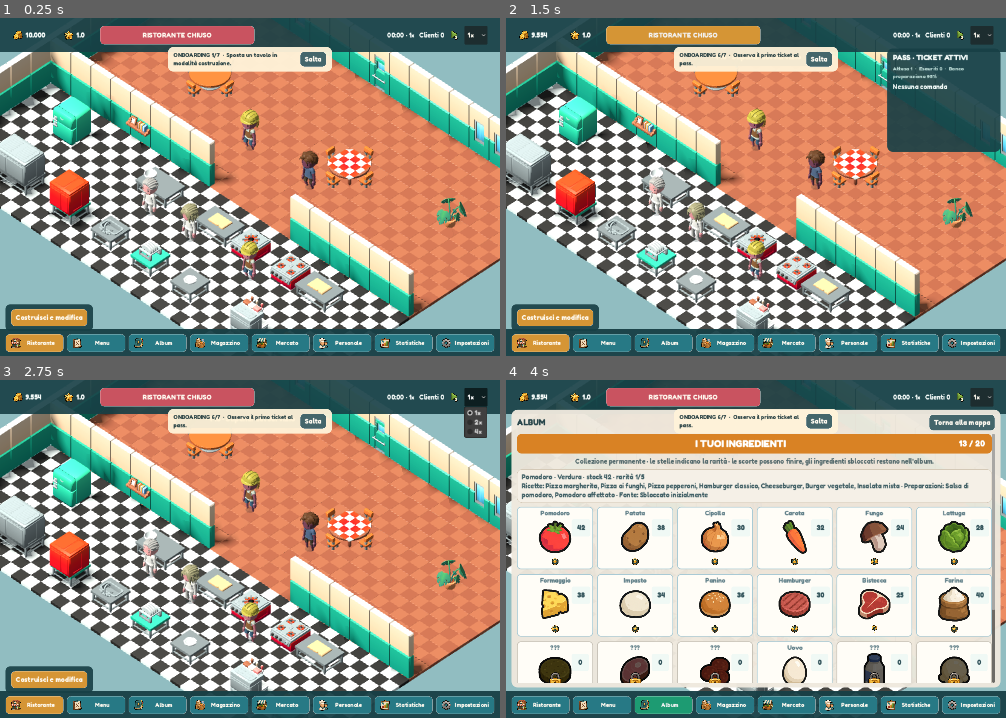
Above: before the commit, frames 1-4 (two rows, left to right).
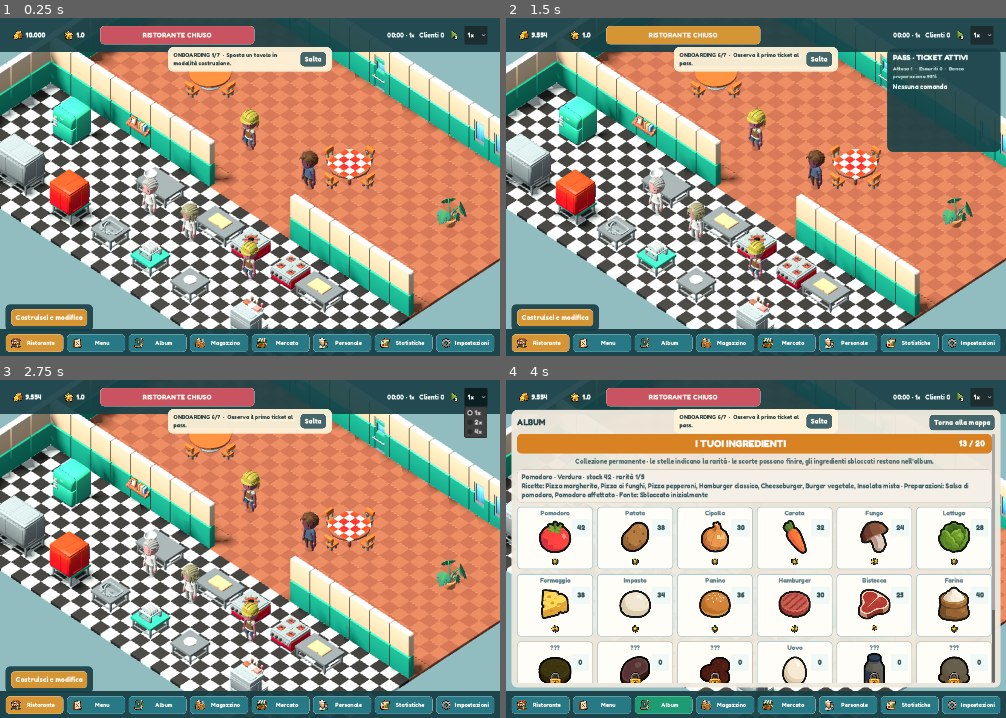
Above: after the commit, the same moments.

Repository: Livid998/DeGustibus---Rush-our-
Game: Godot game, scene res://scenes/main/main.tscn
Same seed, same stepped clock (60 frames per second), same inputs: the game is played once before the commit and once after it.
Inputs:
- Up to frame 1 (0.25 s): no input
- Up to frame 2 (1.5 s): click "RISTORANTE CHIUSO" at 0.5 s; click "RISTORANTE APERTO" at 1.25 s
- Up to frame 3 (2.75 s): click "1×" at 2 s
- Up to frame 4 (4 s): click "Ristorante" at 2.75 s; click "Album" at 3.5 s

The runs differ from the first frame. In frame 1, 0.5% of the frame differs, in the area x 37-75%, y 15-51%; in frame 2, 0.5%; in frame 3, 0.5%; in frame 4, less than 0.1%.

Commit message:
Update table seating parameters
Adjusted seat_offset and occupant_inset values for dining tables to improve seating positioning. Updated corresponding test assertions to reflect the new distance calculations (1.67→1.82 for medium/cloth tables, occupant_inset 0.22→0.37 across all sizes).

Diff:
--- a/data/build_catalog.json
+++ b/data/build_catalog.json
@@ -5,9 +5,9 @@
  {"id":"wall_window","name":"Muro con finestra","category":"Strutture","price":110,"footprint":[1,1],"placement":"edge","edge_depth":0.5,"replaces_wall":true,"blocking":true,"model_scale":[0.5,1.0,1.0],"model":"res://assets/environment/wall_window_closed.gltf"},
  {"id":"door","name":"Porta","category":"Strutture","price":140,"footprint":[1,1],"placement":"edge","edge_depth":0.5,"replaces_wall":true,"blocking":false,"model_scale":[0.5,1.0,1.0],"model":"res://assets/environment/wall_doorway.gltf","embedded_model":"res://assets/environment/door_A.gltf"},
  {"id":"pass_opening","name":"Apertura pass","category":"Strutture","price":125,"footprint":[1,1],"placement":"edge","edge_depth":0.9,"replaces_wall":true,"blocking":false,"model_scale":[0.5,1.0,1.0],"model":"res://assets/environment/wall_orderwindow.gltf"},
- {"id":"table_small","name":"Tavolo piccolo","category":"Sala","price":160,"footprint":[1,1],"blocking":true,"support_kind":"dining_table","seat_offset":1.04,"occupant_inset":0.22,"model":"res://assets/environment/table_round_A_small.gltf"},
- {"id":"table_medium","name":"Tavolo medio","category":"Sala","price":240,"footprint":[2,2],"blocking":true,"support_kind":"dining_table","seat_offset":1.67,"occupant_inset":0.22,"model":"res://assets/environment/table_round_A.gltf"},
- {"id":"table_cloth","name":"Tavolo con tovaglia","category":"Sala","price":310,"footprint":[2,2],"blocking":true,"support_kind":"dining_table","seat_offset":1.67,"occupant_inset":0.22,"model":"res://assets/environment/table_round_B_tablecloth_red.gltf"},
+ {"id":"table_small","name":"Tavolo piccolo","category":"Sala","price":160,"footprint":[1,1],"blocking":true,"support_kind":"dining_table","seat_offset":1.19,"occupant_inset":0.37,"model":"res://assets/environment/table_round_A_small.gltf"},
+ {"id":"table_medium","name":"Tavolo medio","category":"Sala","price":240,"footprint":[2,2],"blocking":true,"support_kind":"dining_table","seat_offset":1.82,"occupant_inset":0.37,"model":"res://assets/environment/table_round_A.gltf"},
+ {"id":"table_cloth","name":"Tavolo con tovaglia","category":"Sala","price":310,"footprint":[2,2],"blocking":true,"support_kind":"dining_table","seat_offset":1.82,"occupant_inset":0.37,"model":"res://assets/environment/table_round_B_tablecloth_red.gltf"},
  {"id":"chair","name":"Sedia","category":"Sala","price":65,"footprint":[1,1],"placement":"seat","requires_support":"dining_table","blocking":false,"model":"res://assets/environment/chair_A.gltf"},
  {"id":"stool","name":"Sgabello","category":"Sala","price":55,"footprint":[1,1],"placement":"seat","requires_support":"dining_table","blocking":false,"model":"res://assets/environment/chair_stool.gltf"},
  {"id":"counter","name":"Bancone generico","category":"Sala","price":320,"footprint":[2,1],"blocking":true,"support_kind":"worktop","surface_height":1.02,"model":"res://assets/equipment/kitchentable_A_large.gltf"},
--- a/tests/run_tests.gd
+++ b/tests/run_tests.gd
@@ -191,9 +191,9 @@
 	var chairs_face_table := attached_chairs.size() == 4
 	var separate_seat_anchors := true
 	for chair: PlacedObject in attached_chairs:
-		chairs_face_table = chairs_face_table and chair.rotation_steps == world.seat_rotation_for_slot(chair.attachment_slot, table.rotation_steps) and chair.position.distance_to(table.position) <= 1.72
+		chairs_face_table = chairs_face_table and chair.rotation_steps == world.seat_rotation_for_slot(chair.attachment_slot, table.rotation_steps) and chair.position.distance_to(table.position) <= 1.87
 		var assignment: Dictionary = world._seat_assignments_for_table(table).filter(func(entry: Dictionary): return String(entry.chair_uid) == chair.uid)[0]
-		separate_seat_anchors = separate_seat_anchors and absf(Vector3(assignment.chair_position).distance_to(table.position) - 1.67) < 0.02 and absf(Vector3(assignment.position).distance_to(table.position) - 1.45) < 0.02
+		separate_seat_anchors = separate_seat_anchors and absf(Vector3(assignment.chair_position).distance_to(table.position) - 1.82) < 0.02 and absf(Vector3(assignment.position).distance_to(table.position) - 1.45) < 0.02
 	_expect(chairs_face_table, "chairs occupy four explicit close-fit slots and face their table")
 	_expect(separate_seat_anchors, "chairs move outward while the seated customer anchor remains fixed at the original table distance")
 	var sample_chair := attached_chairs[0]
@@ -234,7 +234,7 @@
 	var moved_chairs := world.attached_objects(table.uid)
 	var chairs_followed := moved_chairs.size() == 4
 	for chair: PlacedObject in moved_chairs:
-		chairs_followed = chairs_followed and chair.support_uid == table.uid and chair.position.distance_to(table.position) <= 1.72
+		chairs_followed = chairs_followed and chair.support_uid == table.uid and chair.position.distance_to(table.position) <= 1.87
 	_expect(GameState.layout.size() == layout_count and world.object_at_cell(Vector2i(6, 3)) == table and chairs_followed, "moving furniture preserves its UID, occupancy and attached chairs")
 	var second_table := world.placed_objects.get("table_2") as PlacedObject
 	_expect(world._seat_positions_for_table(second_table).size() == 4, "table capacity is derived from four real adjacent chairs")
Binary file changed: artifacts/agents_seated_variety.png
Not shown, changed: tests/agent-stress-result.txt
